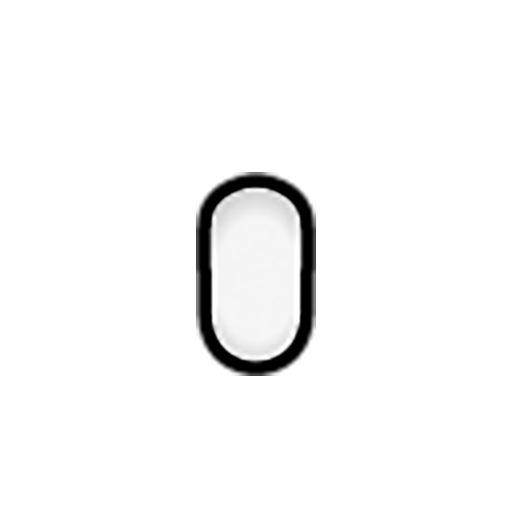
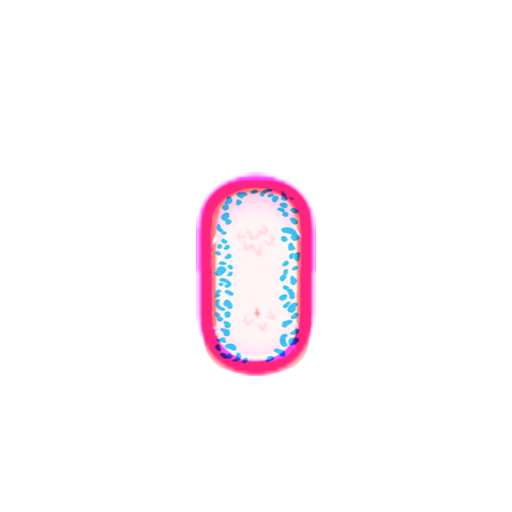
Comparing the layer stacks of the two 512px x 512px images. Changes:
added group "patterns" with 15 layers above "base coat" over [196, 172, 316, 376]
added layer "Jaguar_Thin_south" (multiply) in group "patterns" over [196, 185, 303, 369]
added group "base coat" with 2 layers above "white bg" over [196, 172, 316, 376]
added layer "Tufts_Child_south" (multiply, 49%) in group "base coat" over [199, 179, 314, 376]
moved "Naked_Child_south" into group "base coat", painted on it over [196, 172, 316, 376]
hid "white bg" over [196, 172, 316, 376]